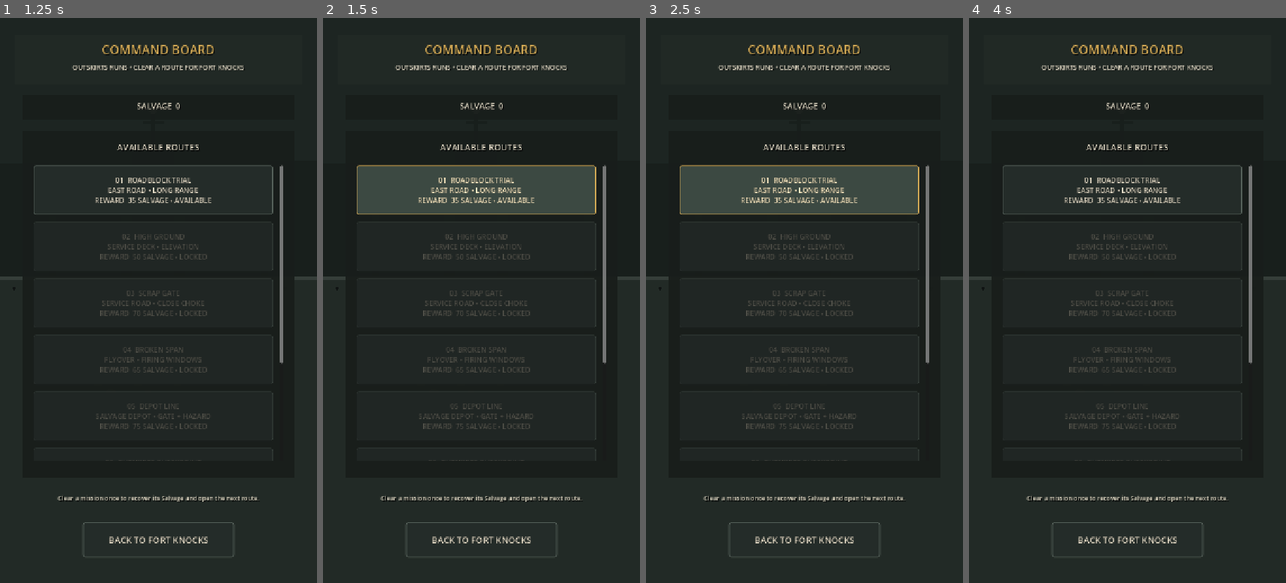
Above: before the commit, frames 1-4 (left to right).
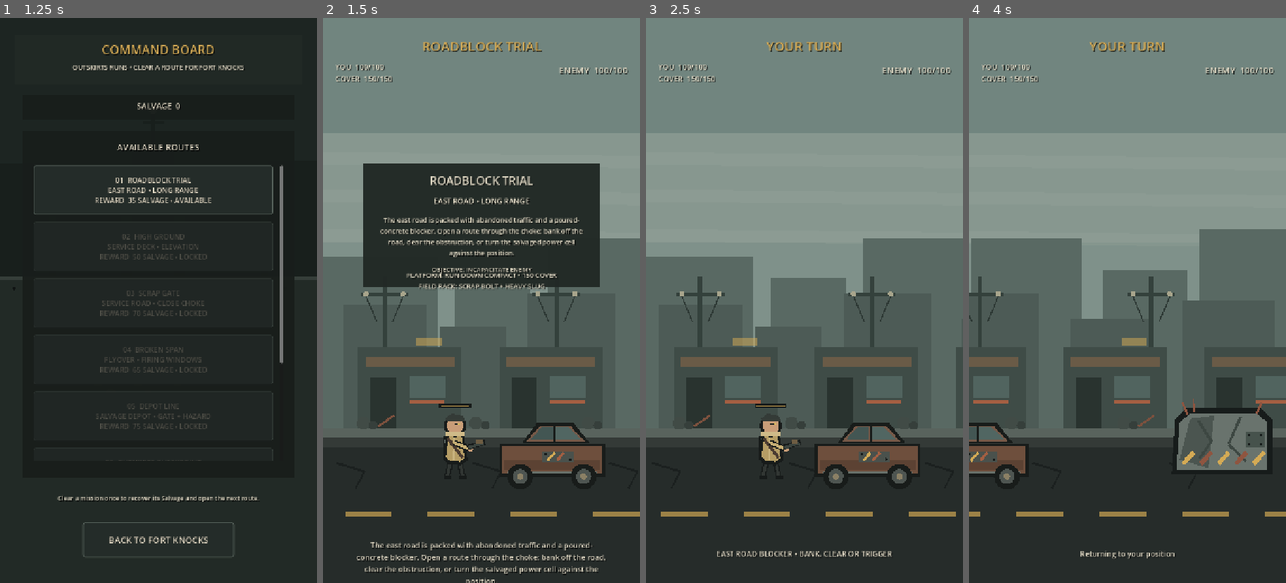
Above: after the commit, the same moments.

Repository: phantompixel-developer/FortKnocks
Game: Godot game, scene res://game/core/app.tscn
Two runs of this game, one before a commit and one after it. Both use one fixed random seed, a clock stepped at 60 frames per second and the inputs below.
Inputs (mouse positions are in pixels of both pictures, inside the frame that each line leads up to):
- Up to frame 1 (1.25 s): click "COMMAND BOARD CHOOSE THE NEXT…" at 0.5 s
- Up to frame 2 (1.5 s): click "01 ROADBLOCK TRIAL EAST ROAD …" at 1.25 s
- Up to frame 3 (2.5 s): click (798, 187) at 2 s, where only the run before the commit has a clickable "01 ROADBLOCK TRIAL EAST ROAD …"
- Up to frame 4 (4 s): click (1121, 187) at 2.75 s, where only the run before the commit has a clickable "01 ROADBLOCK TRIAL EAST ROAD …"; move the mouse to (1197, 272) at 3.52 s; click (1197, 272) at 3.67 s

Frame 1 is identical in both runs. In frame 2, 69% of the frame differs, in the area x 0-100%, y 0-100%; in frame 3, 76%; in frame 4, 76%, in the area x 0-100%, y 0-96%.
Error before the commit: Parse Error: Identifier "_on_salvage_load_destroyed" not declared in the current scope. (res://game/battle/battle_controller.gd:343)

Commit message:
feat: integrate salvage damage feedback and hazards

Diff:
--- a/game/battle/battle_controller.gd
+++ b/game/battle/battle_controller.gd
@@ -845,6 +845,19 @@
 			_show_feedback("RELAY HIT")
 			hint_label.text = relay.status_text()
 			camera_director.impact_impulse(0.72, direction)
+	elif hit_body is SalvageLoad:
+		_play_audio(&"hit_metal")
+		var salvage: SalvageLoad = hit_body as SalvageLoad
+		_spawn_impact_effect(impact_position, ImpactEffect.Kind.COVER, impact_strength)
+		_spawn_damage_popup(impact_position + Vector2(0.0, -95.0), "-%d SALVAGE" % damage_amount, Color("e4bd78"))
+		if salvage.is_destroyed:
+			_show_feedback("SALVAGE LOST")
+			hint_label.text = "Protected Salvage destroyed"
+			camera_director.impact_impulse(1.0, direction)
+		else:
+			_show_feedback("SALVAGE HIT")
+			hint_label.text = salvage.status_text()
+			camera_director.impact_impulse(0.72, direction)
 	elif hit_body is UnstablePowerCell:
 		_show_feedback("POWER CELL HIT")
 		hint_label.text = "The unstable cell discharged"
@@ -905,6 +918,8 @@
 		return "GATE"
 	if hit_body is SignalRelay:
 		return "RELAY"
+	if hit_body is SalvageLoad:
+		return "SALVAGE"
 	if hit_body is CentralRoadblock:
 		return "ROADBLOCK"
 	if hit_body.is_in_group("ground_surface"):
@@ -934,6 +949,8 @@
 		candidates.append(_collapsible_barrier)
 	if _signal_relay != null and is_instance_valid(_signal_relay) and not _signal_relay.is_destroyed:
 		candidates.append(_signal_relay)
+	if _salvage_load != null and is_instance_valid(_salvage_load) and not _salvage_load.is_destroyed:
+		candidates.append(_salvage_load)
 
 	for target in candidates:
 		if not is_instance_valid(target):
@@ -962,6 +979,8 @@
 			_spawn_damage_popup(target.global_position + Vector2(0.0, -110.0), "-%d GATE" % pulse_damage, Color("9dc8d4"))
 		elif target is SignalRelay:
 			_spawn_damage_popup(target.global_position + Vector2(0.0, -125.0), "-%d RELAY" % pulse_damage, Color("8fcfd0"))
+		elif target is SalvageLoad:
+			_spawn_damage_popup(target.global_position + Vector2(0.0, -105.0), "-%d SALVAGE" % pulse_damage, Color("e4bd78"))
 
 func _on_collapsible_barrier_collapsed(world_position: Vector2) -> void:
 	if _active_shooter == player:
@@ -976,6 +995,13 @@
 	camera_director.stop_follow_at(world_position, 0.08)
 	_show_feedback("RELAY OFFLINE")
 	hint_label.text = "Objective complete — relay disabled"
+
+func _on_salvage_load_destroyed(world_position: Vector2) -> void:
+	_play_audio(&"hit_metal")
+	_spawn_impact_effect(world_position + Vector2(0.0, -50.0), ImpactEffect.Kind.COVER, 1.15)
+	camera_director.stop_follow_at(world_position, 0.08)
+	_show_feedback("SALVAGE LOST")
+	hint_label.text = "Protected Salvage destroyed"
 
 func _on_power_cell_discharged(world_position: Vector2, radius: float, damage: int, force: float) -> void:
 	_play_audio(&"surge")
@@ -992,6 +1018,8 @@
 	targets.append(enemy)
 	targets.append(player_cover)
 	targets.append(enemy_cover)
+	if _salvage_load != null and is_instance_valid(_salvage_load) and not _salvage_load.is_destroyed:
+		targets.append(_salvage_load)
 	for target in targets:
 		var distance := target.global_position.distance_to(world_position)
 		if distance > radius:
@@ -1008,6 +1036,8 @@
 			_spawn_damage_popup(target.global_position + Vector2(0.0, -125.0), "-%d SURGE" % applied_damage, Color("7bc7df"))
 		elif target is DestructibleCover:
 			_spawn_damage_popup(target.global_position + Vector2(0.0, -95.0), "-%d SURGE" % applied_damage, Color("91bfcd"))
+		elif target is SalvageLoad:
+			_spawn_damage_popup(target.global_position + Vector2(0.0, -100.0), "-%d SALVAGE" % applied_damage, Color("e4bd78"))
 
 func _update_enemy_correction(impact_position: Vector2, hit_body: Node, weapon: WeaponDefinition) -> void:
 	if weapon == null or not _enemy_speed_correction.has(weapon.id):
